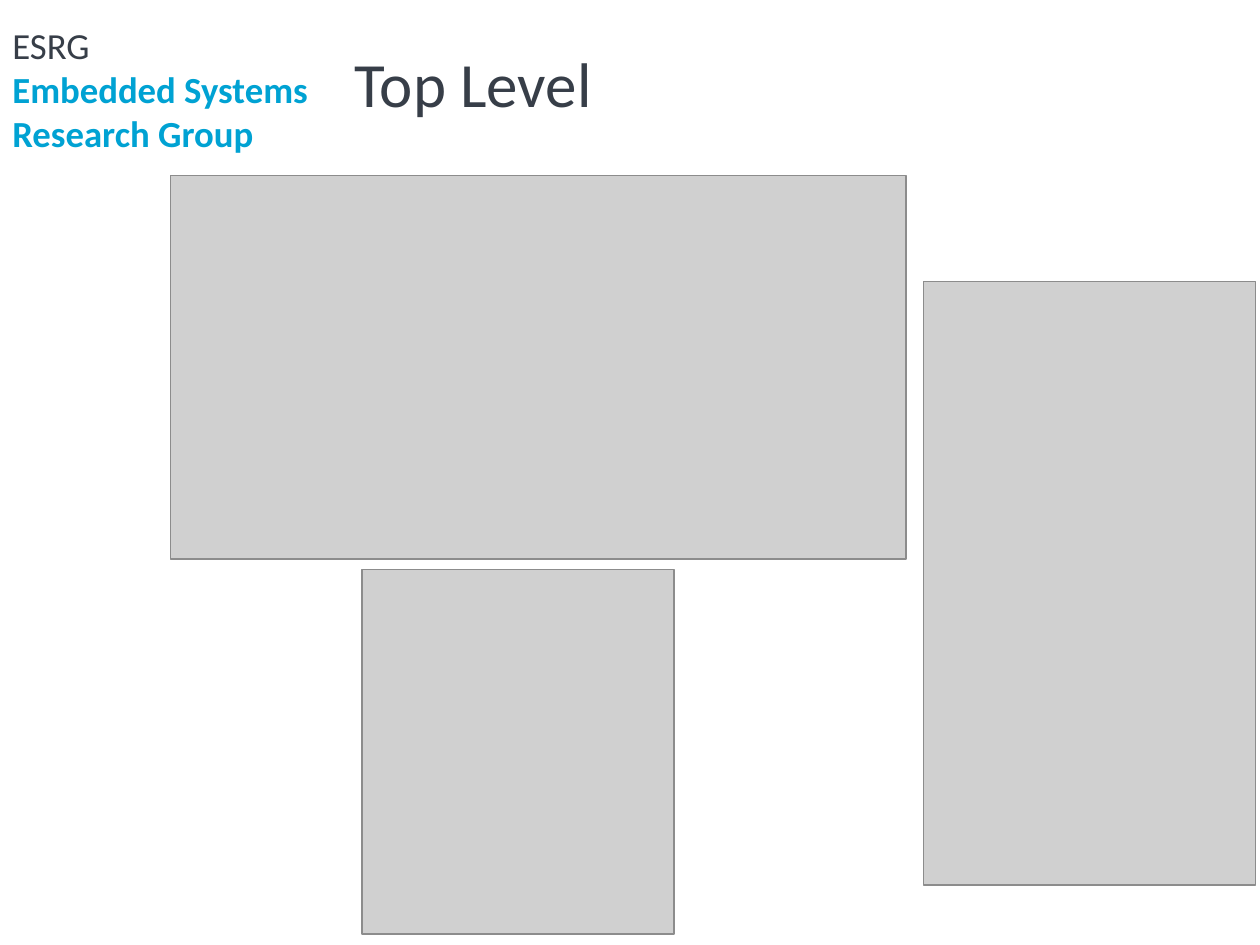
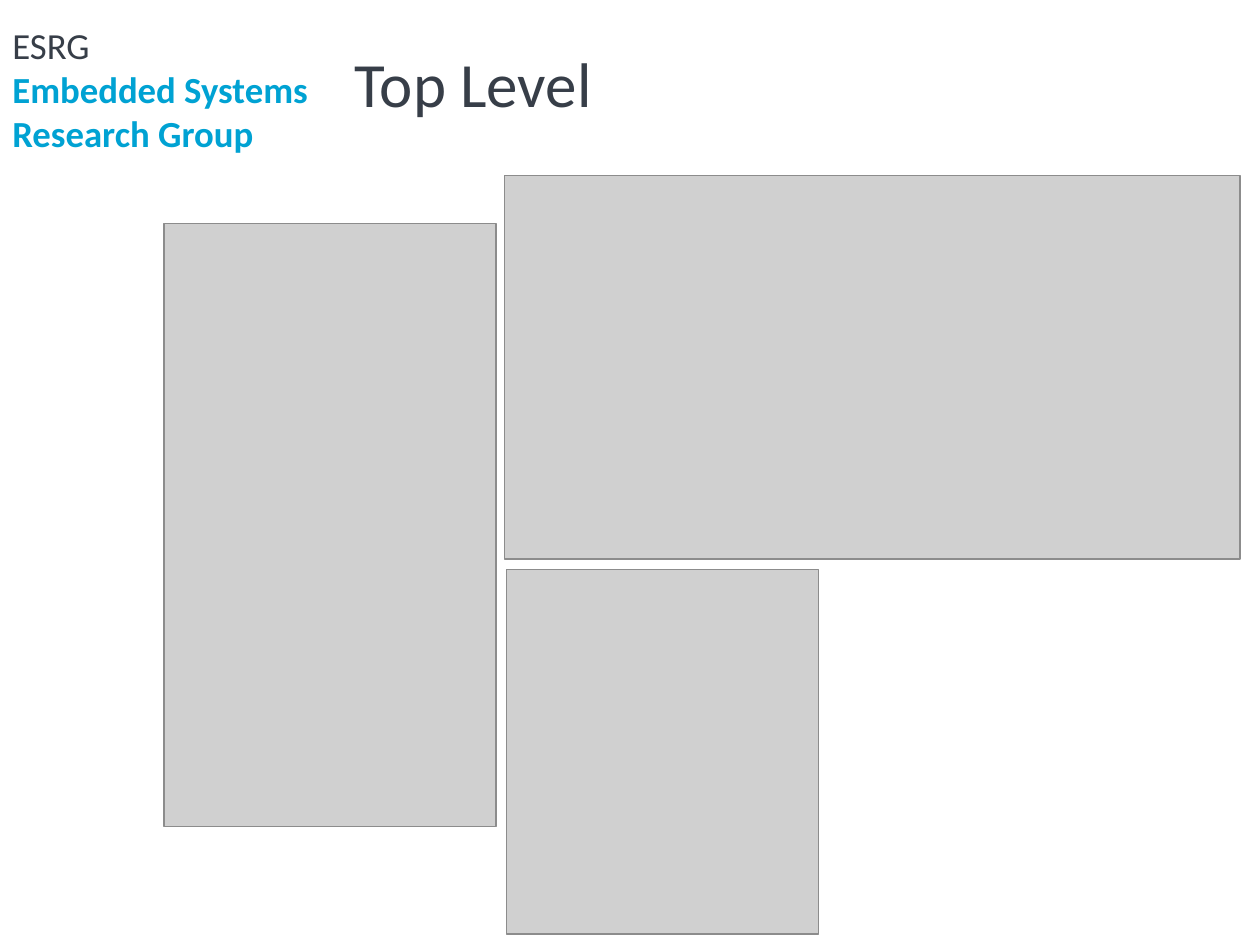
Before and after one commit to Ner027/VeSPA, a slide deck: slide 10 of Spec/VeSPA.odp (slide 9 before the commit). Drawn at 1260x945 pixels with LibreOffice and Linux fonts; fonts in the diff are those of the drawing; grey boxes stand for pictures; background and template pictures are left out. Boxes give left, top, right and bottom in pixels: in the first picture for what was removed or moved away, otherwise in the second. Text is boxed around its words. In the diff, an @@ line names an element or a change of style, - is before the commit and + after.

Commit message:
ppt update

```diff
--- a/Spec/VeSPA.odp
+++ b/Spec/VeSPA.odp
@@ picture: place and size @@
-picture at box(170, 175, 906, 558)
+picture at box(504, 175, 1240, 558)
@@ picture: place and size @@
-picture at box(924, 281, 1256, 885)
+picture at box(164, 223, 496, 827)
@@ picture: place and size @@
-picture at box(362, 570, 674, 934)
+picture at box(507, 570, 819, 934)
```
Also in this commit, not shown: 1 other slide changed, 1 slide added, 1 other file.
